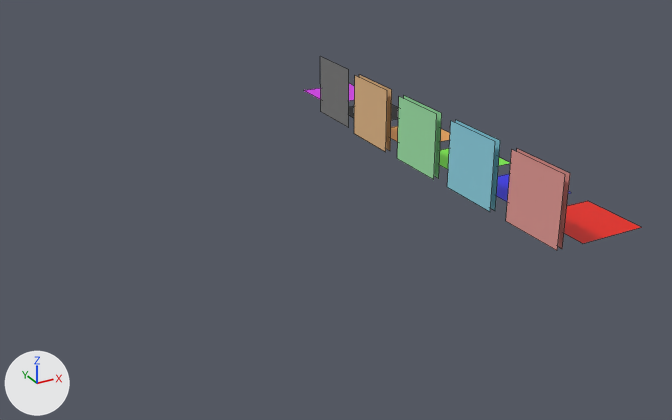
What one commit did to the FBX model Assets/VXR1161/Models/DealStealer-ModelKit.fbx.
Camera for both pictures: a camera (50 mm lens) standing at (-26.2, -23.1, 15.1) and looking at (-8.4, 9.4, -1.1). The axes (+X, +Y, +Z) are drawn at lower left. The lights are the same throughout. The older version comes first. Mesh edges are drawn as thin lines. Where no turn or scale is listed for an object, it has been applied to the vertices.

The older version as bpy lines, for what is in view:
```python
me_cube_001 = bpy.data.meshes.new('Cube.001')
me_cube_001.from_pydata([(-3.0, 0.0, 0.0), (-3.0, 3.0, 0.0), (0.0, 0.0, 0.0), (0.0, 3.0, 0.0)], [], [(3, 1, 0, 2)])
me_cube_001.materials.append(mat_floor_tile_a)  # red #e71900
me_cube_007 = bpy.data.meshes.new('Cube.007')
me_cube_007.from_pydata([(-0.25, 0.0, 0.0), (-0.25, 0.0, 3.0), (-0.25, 3.0, 0.0), (-0.25, 3.0, 3.0), (0.0, 0.0, 0.0), (0.0, 0.0, 3.0), (0.0, 3.0, 0.0), (0.0, 3.0, 3.0)], [], [(0, 1, 3, 2), (6, 7, 5, 4)])
me_cube_007.materials.append(mat_wall_a)  # pink #e79c97
me_cube_010 = bpy.data.meshes.new('Cube.010')
me_cube_010.from_pydata([(-0.25, 0.0, 0.0), (-0.25, 0.0, 3.0), (-0.25, 3.0, 0.0), (-0.25, 3.0, 3.0), (0.0, 0.0, 0.0), (0.0, 0.0, 3.0), (0.0, 3.0, 0.0), (0.0, 3.0, 3.0)], [], [(0, 1, 3, 2), (6, 7, 5, 4)])
me_cube_010.materials.append(mat_wall_d)  # beige #e7bb89
ob_floor_tile_a = bpy.data.objects.new('Floor Tile A', me_cube_001)
ob_floor_tile_a.location = (0.0, 0.0, 0.0)
ob_wall_a = bpy.data.objects.new('Wall A', me_cube_007)
ob_wall_a.location = (-4.0, 0.0, 0.0)
ob_wall_d = bpy.data.objects.new('Wall D', me_cube_010)
ob_wall_d.location = (-4.0, 12.0, 0.0)
# also in view: 'Wall E' at (-4.0, 17.5, 1.5); 'Wall C' at (-4.1, 9.5, 1.5); 'Wall B' at (-4.1, 5.5, 1.5)
```
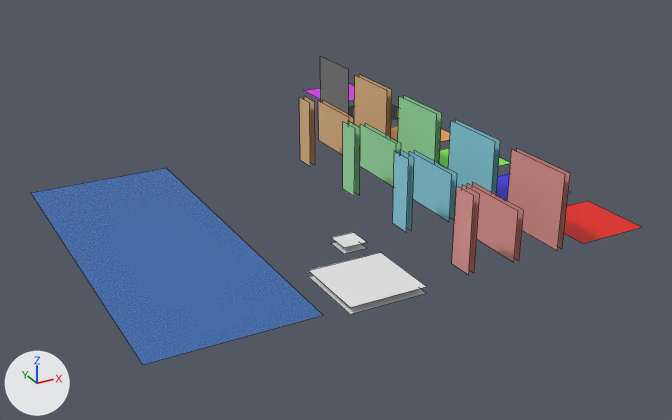
What differs and where, as boxes [x1, y1, x2, y2] in the pictures (672 x 420 px):
'Skylight', added: after [31, 168, 323, 365]
'Roof Tile', added: after [308, 252, 427, 314]
'Wall A.Half', added (pink): after [467, 182, 524, 262]
'Wall B.Half', added (cyan): after [409, 150, 457, 222]
'Wall A.Mid', added (pink): after [452, 185, 480, 275]
'Wall C.Half', added (green): after [360, 123, 401, 187]
'Wall B.Mid', added (cyan): after [393, 150, 414, 232]
'Wall C.Mid', added (green): after [343, 121, 360, 196]
'Wall D.Half', added (beige): after [318, 101, 354, 155]
'Wall D.Mid', added (beige): after [299, 97, 315, 166]
'Roof Tile.Small', added: after [331, 232, 366, 254]

Edits to the bpy script that builds the scene:
```text
Add me_cube_016:
    me_cube_016.from_pydata([(-3.0, 0.0, -0.25), (-3.0, 0.0, 0.0), (-3.0, 3.0, -0.25), (-3.0, 3.0, 0.0), (0.0, 0.0, -0.25), (0.0, 0.0, 0.0), (0.0, 3.0, -0.25), (0.0, 3.0, 0.0)], [], [(2, 6, 4, 0), (7, 3, 1, 5)])
    me_cube_016.materials.append(mat_roof)  # white #e7e7e7
Add me_cube_019:
    me_cube_019.from_pydata([(-0.25, 0.0, 0.0), (-0.25, 0.0, 2.0), (-0.25, 3.0, 0.0), (-0.25, 3.0, 2.0), (0.0, 0.0, 0.0), (0.0, 0.0, 2.0), (0.0, 3.0, 0.0), (0.0, 3.0, 2.0)], [], [(0, 1, 3, 2), (6, 7, 5, 4)])
    me_cube_019.materials.append(mat_wall_b)  # cyan #90d6e7
Add me_cube_021:
    me_cube_021.from_pydata([(-0.25, 0.0, 0.0), (-0.25, 0.0, 2.0), (-0.25, 3.0, 0.0), (-0.25, 3.0, 2.0), (0.0, 0.0, 0.0), (0.0, 0.0, 2.0), (0.0, 3.0, 0.0), (0.0, 3.0, 2.0)], [], [(0, 1, 3, 2), (6, 7, 5, 4)])
    me_cube_021.materials.append(mat_wall_d)  # beige #e7bb89
Add me_cube_015:
    me_cube_015.from_pydata([(-0.25, 0.0, 0.0), (-0.25, 0.0, 3.0), (-0.25, 1.0, 0.0), (-0.25, 1.0, 3.0), (0.0, 0.0, 0.0), (0.0, 0.0, 3.0), (0.0, 1.0, 0.0), (0.0, 1.0, 3.0)], [], [(0, 1, 3, 2), (6, 7, 5, 4)])
    me_cube_015.materials.append(mat_wall_d)  # beige #e7bb89
Add me_cube_017:
    me_cube_017.from_pydata([(-6.0, 0.0, 0.0), (-6.0, 15.0, 0.0), (0.0, 0.0, 0.0), (0.0, 15.0, 0.0)], [], [(3, 1, 0, 2)])
    me_cube_017.materials.append(mat_skylight)  # blue #0b80e7
Add me_cube_022:
    me_cube_022.from_pydata([(-1.0, 0.0, -0.25), (-1.0, 0.0, 0.0), (-1.0, 1.0, -0.25), (-1.0, 1.0, 0.0), (0.0, 0.0, -0.25), (0.0, 0.0, 0.0), (0.0, 1.0, -0.25), (0.0, 1.0, 0.0)], [], [(2, 6, 4, 0), (7, 3, 1, 5)])
    me_cube_022.materials.append(mat_roof)  # white #e7e7e7
Add me_cube_018:
    me_cube_018.from_pydata([(-0.25, 0.0, 0.0), (-0.25, 0.0, 2.0), (-0.25, 3.0, 0.0), (-0.25, 3.0, 2.0), (0.0, 0.0, 0.0), (0.0, 0.0, 2.0), (0.0, 3.0, 0.0), (0.0, 3.0, 2.0)], [], [(0, 1, 3, 2), (6, 7, 5, 4)])
    me_cube_018.materials.append(mat_wall_a)  # pink #e79c97
Add me_cube_014:
    me_cube_014.from_pydata([(-0.25, 0.0, 0.0), (-0.25, 0.0, 3.0), (-0.25, 1.0, 0.0), (-0.25, 1.0, 3.0), (0.0, 0.0, 0.0), (0.0, 0.0, 3.0), (0.0, 1.0, 0.0), (0.0, 1.0, 3.0)], [], [(0, 1, 3, 2), (6, 7, 5, 4)])
    me_cube_014.materials.append(mat_wall_c)  # green #a2e7ab
Add me_cube_020:
    me_cube_020.from_pydata([(-0.25, 0.0, 0.0), (-0.25, 0.0, 2.0), (-0.25, 3.0, 0.0), (-0.25, 3.0, 2.0), (0.0, 0.0, 0.0), (0.0, 0.0, 2.0), (0.0, 3.0, 0.0), (0.0, 3.0, 2.0)], [], [(0, 1, 3, 2), (6, 7, 5, 4)])
    me_cube_020.materials.append(mat_wall_c)  # green #a2e7ab
Add me_cube_012:
    me_cube_012.from_pydata([(-0.25, 0.0, 0.0), (-0.25, 0.0, 3.0), (-0.25, 1.0, 0.0), (-0.25, 1.0, 3.0), (0.0, 0.0, 0.0), (0.0, 0.0, 3.0), (0.0, 1.0, 0.0), (0.0, 1.0, 3.0)], [], [(0, 1, 3, 2), (6, 7, 5, 4)])
    me_cube_012.materials.append(mat_wall_a)  # pink #e79c97
Add me_cube_013:
    me_cube_013.from_pydata([(-0.25, 0.0, 0.0), (-0.25, 0.0, 3.0), (-0.25, 1.0, 0.0), (-0.25, 1.0, 3.0), (0.0, 0.0, 0.0), (0.0, 0.0, 3.0), (0.0, 1.0, 0.0), (0.0, 1.0, 3.0)], [], [(0, 1, 3, 2), (6, 7, 5, 4)])
    me_cube_013.materials.append(mat_wall_b)  # cyan #90d6e7
Add ob_roof_tile:
    ob_roof_tile = bpy.data.objects.new('Roof Tile', me_cube_016)
    ob_roof_tile.location = (-10.0, 0.0, 0.0)
Add ob_wall_b_half:
    ob_wall_b_half = bpy.data.objects.new('Wall B.Half', me_cube_019)
    ob_wall_b_half.location = (-6.0, 4.0, 0.0)
Add ob_wall_d_half:
    ob_wall_d_half = bpy.data.objects.new('Wall D.Half', me_cube_021)
    ob_wall_d_half.location = (-6.0, 12.0, 0.0)
Add ob_wall_d_mid:
    ob_wall_d_mid = bpy.data.objects.new('Wall D.Mid', me_cube_015)
    ob_wall_d_mid.location = (-8.0, 12.0, 0.0)
Add ob_skylight:
    ob_skylight = bpy.data.objects.new('Skylight', me_cube_017)
    ob_skylight.location = (-14.0, 0.0, 0.0)
Add ob_roof_tile_small:
    ob_roof_tile_small = bpy.data.objects.new('Roof Tile.Small', me_cube_022)
    ob_roof_tile_small.location = (-10.0, 4.0, 0.0)
Add ob_wall_a_half:
    ob_wall_a_half = bpy.data.objects.new('Wall A.Half', me_cube_018)
    ob_wall_a_half.location = (-6.0, 0.0, 0.0)
Add ob_wall_c_mid:
    ob_wall_c_mid = bpy.data.objects.new('Wall C.Mid', me_cube_014)
    ob_wall_c_mid.location = (-8.0, 8.0, 0.0)
Add ob_wall_c_half:
    ob_wall_c_half = bpy.data.objects.new('Wall C.Half', me_cube_020)
    ob_wall_c_half.location = (-6.0, 8.0, 0.0)
Add ob_wall_a_mid:
    ob_wall_a_mid = bpy.data.objects.new('Wall A.Mid', me_cube_012)
    ob_wall_a_mid.location = (-8.0, 0.0, 0.0)
Add ob_wall_b_mid:
    ob_wall_b_mid = bpy.data.objects.new('Wall B.Mid', me_cube_013)
    ob_wall_b_mid.location = (-8.0, 4.0, 0.0)
```
